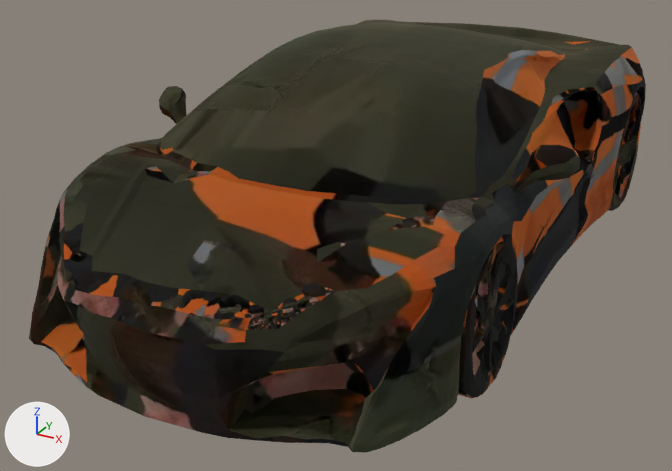
Two versions of the glTF model assets/fp/cdn/2e73d153-66ab-4cd4-86d3-1be3ea37cedf.glb, one commit apart.
Camera for both pictures: a 50 mm lens placed at (0.497, -1.044, 0.391), pointed at (-0.038, -0.071, -0.095). Lighting does not change. The marker at lower left points along +X, +Y and +Z. The older version comes first. Where no turn or scale is listed for an object, it has been applied to the vertices.

Objects in the first picture: 'geometry_0'.
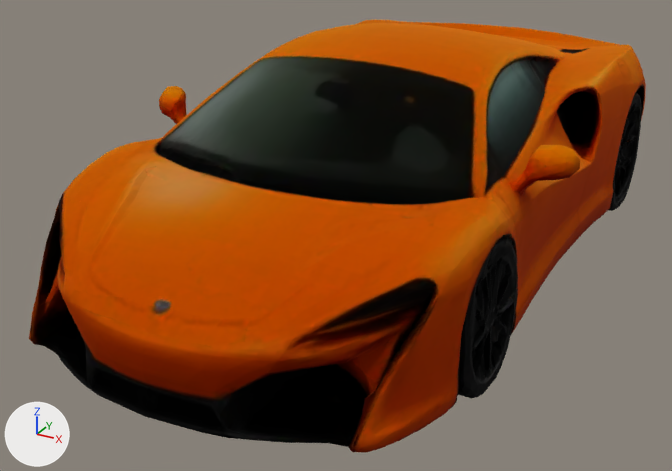
What the commit changed:
Picture 'Image_0' (img_image_0) is new.
Material 'Material_0' (mat_material_0) changes its picture from img_basecolor_webp to img_image_0.

Changed parts and their boxes (x1, y1, x2, y2) in the pictures (672 x 471 px):
'geometry_0', surface changed
    both: (29, 20, 646, 453)
